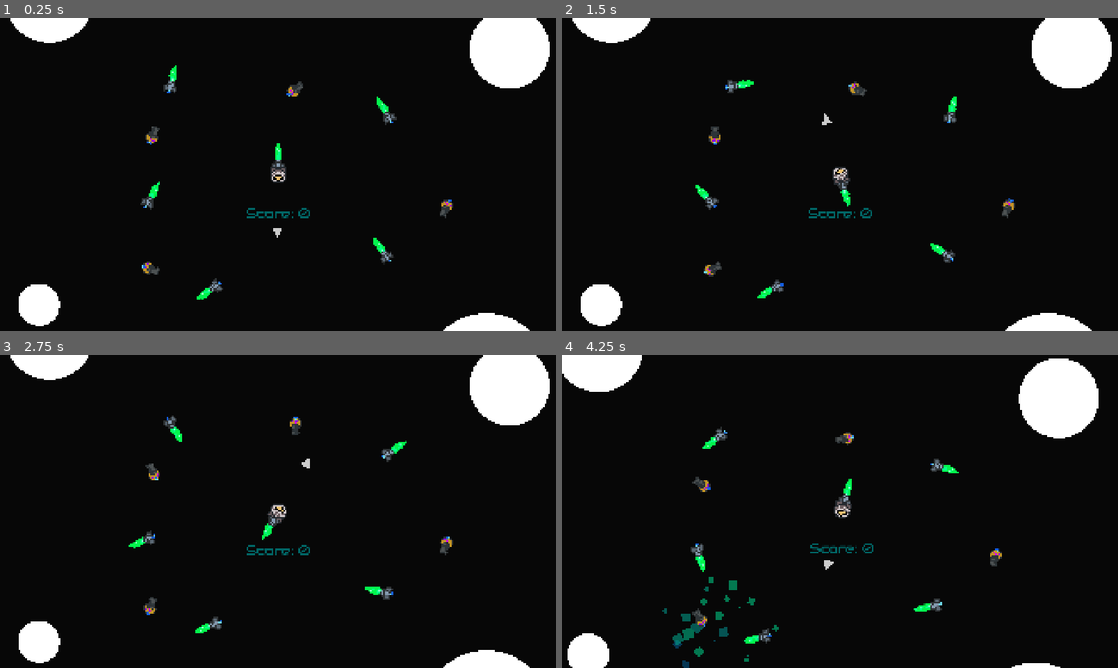
Above: before the commit, frames 1-4 (two rows, left to right).
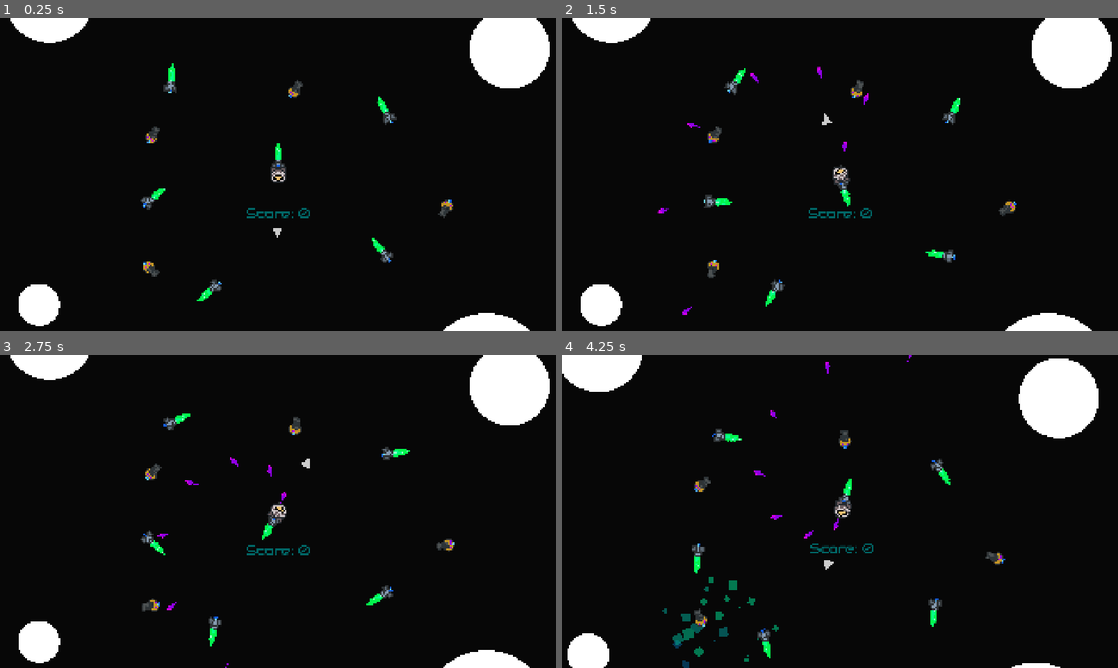
Above: after the commit, the same moments.

Repository: Leeway001Write/melonJam6
Game: Godot game, scene res://Levels/world.tscn
The game is run twice, just before and just after one commit, with the same random seed, the same clock (stepped at 60 frames per second) and the same inputs.
Inputs:
- Up to frame 1 (0.25 s): no input
- Up to frame 2 (1.5 s): hold D (right) 0.53-1.28 s; hold Space (fire) 0.53-1.28 s; hold A (left) from 1.28 s (still down); tap Space (fire) at 1.35 s
- Up to frame 3 (2.75 s): release A (left) at 2.03 s; hold D (right) from 2.03 s (still down); hold Space (fire) from 2.03 s (still down)
- Up to frame 4 (4.25 s): release D (right) at 2.78 s; release Space (fire) at 2.78 s; hold W (forward) 2.78-3.53 s; tap Space (fire) at 2.85 s; hold A (left) from 3.53 s (still down); hold Space (fire) from 3.53 s (still down)

The runs differ from the first frame. In frame 1, 0.5% of the frame differs, in the area x 25-82%, y 14-91%; in frame 2, 1.2%; in frame 3, 1.3%, in the area x 23-82%, y 18-100%; in frame 4, 1.3%.

Commit message:
Added more to the world

Diff:
--- a/escape-from-greenland/Levels/world.tscn
+++ b/escape-from-greenland/Levels/world.tscn
@@ -116,6 +116,38 @@
 
 [node name="Asteroids" type="Node2D" parent="Q1"]
 
+[node name="Asteroid208" parent="Q1/Asteroids" instance=ExtResource("20_p3ug2")]
+position = Vector2(4066, -5415)
+scale = Vector2(0.242717, 0.241304)
+
+[node name="Asteroid209" parent="Q1/Asteroids" instance=ExtResource("20_p3ug2")]
+position = Vector2(7378, -751)
+scale = Vector2(0.242717, 0.241304)
+
+[node name="Asteroid210" parent="Q1/Asteroids" instance=ExtResource("20_p3ug2")]
+position = Vector2(15300, -1536)
+scale = Vector2(0.242717, 0.241304)
+
+[node name="Asteroid211" parent="Q1/Asteroids" instance=ExtResource("20_p3ug2")]
+position = Vector2(1472, -1732)
+scale = Vector2(0.242717, 0.241304)
+
+[node name="Asteroid212" parent="Q1/Asteroids" instance=ExtResource("20_p3ug2")]
+position = Vector2(419, -8833)
+scale = Vector2(0.242717, 0.241304)
+
+[node name="Asteroid213" parent="Q1/Asteroids" instance=ExtResource("20_p3ug2")]
+position = Vector2(2846, -11902)
+scale = Vector2(0.242717, 0.241304)
+
+[node name="Asteroid214" parent="Q1/Asteroids" instance=ExtResource("20_p3ug2")]
+position = Vector2(20493, -1678)
+scale = Vector2(0.242717, 0.241304)
+
+[node name="Asteroid215" parent="Q1/Asteroids" instance=ExtResource("20_p3ug2")]
+position = Vector2(7085, -559)
+scale = Vector2(0.911279, 0.905972)
+
 [node name="Art" type="Node2D" parent="Q1"]
 
 [node name="Background" type="Node2D" parent="Q1/Art"]
@@ -345,7 +377,6 @@
 scale = Vector2(0.242717, 0.241304)
 
 [node name="Art" type="Node2D" parent="Q2"]
-visible = false
 
 [node name="Background" type="Node2D" parent="Q2/Art"]
 
@@ -393,63 +424,143 @@
 
 [node name="Items" type="Node2D" parent="Q3"]
 
-[node name="Booster" parent="Q3/Items" instance=ExtResource("18_oyb16")]
+[node name="Guns" type="Node2D" parent="Q3/Items"]
+
+[node name="Gun6" parent="Q3/Items/Guns" instance=ExtResource("19_43wwi")]
+position = Vector2(-8154, 4718)
+rotation = 0.415374
+
+[node name="Gun12" parent="Q3/Items/Guns" instance=ExtResource("19_43wwi")]
+position = Vector2(-12049, 8455)
+rotation = 0.415374
+
+[node name="Gun13" parent="Q3/Items/Guns" instance=ExtResource("19_43wwi")]
+position = Vector2(-5283, 6248)
+rotation = 0.415374
+
+[node name="Gun14" parent="Q3/Items/Guns" instance=ExtResource("19_43wwi")]
+position = Vector2(-13339, 1980)
+rotation = -0.824687
+scale = Vector2(1, 1)
+
+[node name="Gun15" parent="Q3/Items/Guns" instance=ExtResource("19_43wwi")]
+position = Vector2(-17399, 4857)
+rotation = -0.824687
+scale = Vector2(1, 1)
+
+[node name="Gun16" parent="Q3/Items/Guns" instance=ExtResource("19_43wwi")]
+position = Vector2(-17336, 7513)
+rotation = -0.824687
+scale = Vector2(1, 1)
+
+[node name="Gun17" parent="Q3/Items/Guns" instance=ExtResource("19_43wwi")]
+position = Vector2(-11196, 8240)
+rotation = -0.824687
+scale = Vector2(1, 1)
+
+[node name="Gun18" parent="Q3/Items/Guns" instance=ExtResource("19_43wwi")]
+position = Vector2(-7073, 7285)
+rotation = 0.616608
+
+[node name="Gun19" parent="Q3/Items/Guns" instance=ExtResource("19_43wwi")]
+position = Vector2(-9767, 3320)
+rotation = 0.616608
+
+[node name="Gun20" parent="Q3/Items/Guns" instance=ExtResource("19_43wwi")]
+position = Vector2(-10052, 1240)
+rotation = -0.753501
+
+[node name="Gun21" parent="Q3/Items/Guns" instance=ExtResource("19_43wwi")]
+position = Vector2(-6720, 9771)
+rotation = 2.09008
+
+[node name="Gun22" parent="Q3/Items/Guns" instance=ExtResource("19_43wwi")]
+position = Vector2(-7005, 7691)
+rotation = 0.71997
+
+[node name="Gun7" parent="Q3/Items/Guns" instance=ExtResource("19_43wwi")]
+position = Vector2(-13095, 5714)
+rotation = -2.64943
+
+[node name="Gun10" parent="Q3/Items/Guns" instance=ExtResource("19_43wwi")]
+position = Vector2(-13924, 2860)
+rotation = -2.64943
+
+[node name="Gun23" parent="Q3/Items/Guns" instance=ExtResource("19_43wwi")]
+position = Vector2(-16515, 2170)
+rotation = -4.03815
+
+[node name="Gun11" parent="Q3/Items/Guns" instance=ExtResource("19_43wwi")]
+position = Vector2(-13767, 6803)
+rotation = 2.22356
+
+[node name="Gun8" parent="Q3/Items/Guns" instance=ExtResource("19_43wwi")]
+position = Vector2(-10192, 5136)
+rotation = -1.07841
+
+[node name="Gun9" parent="Q3/Items/Guns" instance=ExtResource("19_43wwi")]
+position = Vector2(-9193, 3898)
+rotation = -2.47598
+
+[node name="Boosters" type="Node2D" parent="Q3/Items"]
+
+[node name="Booster" parent="Q3/Items/Boosters" instance=ExtResource("18_oyb16")]
 position = Vector2(-10719, 3258)
 rotation = -0.537254
 
-[node name="Booster2" parent="Q3/Items" instance=ExtResource("18_oyb16")]
+[node name="Booster2" parent="Q3/Items/Boosters" instance=ExtResource("18_oyb16")]
 position = Vector2(-11899, 4940)
 rotation = 0.432929
 
-[node name="Booster10" parent="Q3/Items" instance=ExtResource("18_oyb16")]
+[node name="Booster10" parent="Q3/Items/Boosters" instance=ExtResource("18_oyb16")]
 position = Vector2(-10896, 5704)
 rotation = -0.556696
 
-[node name="Booster3" parent="Q3/Items" instance=ExtResource("18_oyb16")]
+[node name="Booster3" parent="Q3/Items/Boosters" instance=ExtResource("18_oyb16")]
 position = Vector2(-13771, 5289)
 rotation = -0.200609
 
-[node name="Booster4" parent="Q3/Items" instance=ExtResource("18_oyb16")]
+[node name="Booster4" parent="Q3/Items/Boosters" instance=ExtResource("18_oyb16")]
 position = Vector2(-13386, 6894)
 rotation = 2.66144
 
-[node name="Booster5" parent="Q3/Items" instance=ExtResource("18_oyb16")]
+[node name="Booster5" parent="Q3/Items/Boosters" instance=ExtResource("18_oyb16")]
 position = Vector2(-9715, 7276)
 rotation = 1.8325
-scale = Vector2(1, 1)
-
-[node name="Booster6" parent="Q3/Items" instance=ExtResource("18_oyb16")]
+
+[node name="Booster6" parent="Q3/Items/Boosters" instance=ExtResource("18_oyb16")]
 position = Vector2(-8641, 4078)
 rotation = 1.8325
-scale = Vector2(1, 1)
-
-[node name="Booster7" parent="Q3/Items" instance=ExtResource("18_oyb16")]
+
+[node name="Booster7" parent="Q3/Items/Boosters" instance=ExtResource("18_oyb16")]
 position = Vector2(-15892, 2133)
 rotation = -2.57143
 
-[node name="Booster8" parent="Q3/Items" instance=ExtResource("18_oyb16")]
+[node name="Booster8" parent="Q3/Items/Boosters" instance=ExtResource("18_oyb16")]
 position = Vector2(-16230, 6412)
 rotation = 0.0778562
 scale = Vector2(1, 1)
 
-[node name="Booster11" parent="Q3/Items" instance=ExtResource("18_oyb16")]
+[node name="Booster11" parent="Q3/Items/Boosters" instance=ExtResource("18_oyb16")]
 position = Vector2(-4528, 7945)
 rotation = 1.12886
 scale = Vector2(1, 1)
 
-[node name="Booster9" parent="Q3/Items" instance=ExtResource("18_oyb16")]
+[node name="Booster9" parent="Q3/Items/Boosters" instance=ExtResource("18_oyb16")]
 position = Vector2(-12974, 8985)
 rotation = 0.282427
-
-[node name="Booster12" parent="Q3/Items" instance=ExtResource("18_oyb16")]
+scale = Vector2(1, 1)
+
+[node name="Booster12" parent="Q3/Items/Boosters" instance=ExtResource("18_oyb16")]
 position = Vector2(-9509, 10611)
 rotation = -0.908349
 
-[node name="Booster13" parent="Q3/Items" instance=ExtResource("18_oyb16")]
+[node name="Booster13" parent="Q3/Items/Boosters" instance=ExtResource("18_oyb16")]
 position = Vector2(-7427, 8647)
 rotation = 0.970717
-
-[node name="Booster14" parent="Q3/Items" instance=ExtResource("18_oyb16")]
+scale = Vector2(1, 1)
+
+[node name="Booster14" parent="Q3/Items/Boosters" instance=ExtResource("18_oyb16")]
 position = Vector2(-5321, 7304)
 rotation = 0.19872
 
@@ -1233,6 +1344,106 @@
 
 [node name="Asteroids" type="Node2D" parent="Q4"]
 
+[node name="Asteroid191" parent="Q4/Asteroids" instance=ExtResource("20_p3ug2")]
+position = Vector2(3045, 6299)
+scale = Vector2(0.242717, 0.241304)
+
+[node name="Asteroid192" parent="Q4/Asteroids" instance=ExtResource("20_p3ug2")]
+position = Vector2(14972, 4826)
+scale = Vector2(0.242717, 0.241304)
+
+[node name="Asteroid193" parent="Q4/Asteroids" instance=ExtResource("20_p3ug2")]
+position = Vector2(5917, 9134)
+scale = Vector2(0.242717, 0.241304)
+
+[node name="Asteroid194" parent="Q4/Asteroids" instance=ExtResource("20_p3ug2")]
+position = Vector2(11107, 8021)
+scale = Vector2(0.565704, 0.562409)
+
+[node name="Asteroid195" parent="Q4/Asteroids" instance=ExtResource("20_p3ug2")]
+position = Vector2(10952, 5514)
+scale = Vector2(0.242717, 0.241304)
+
+[node name="Asteroid196" parent="Q4/Asteroids" instance=ExtResource("20_p3ug2")]
+position = Vector2(15185, 8307)
+scale = Vector2(0.242717, 0.241304)
+
+[node name="Asteroid197" parent="Q4/Asteroids" instance=ExtResource("20_p3ug2")]
+position = Vector2(13219, 2120)
+scale = Vector2(0.242717, 0.241304)
+
+[node name="Asteroid198" parent="Q4/Asteroids" instance=ExtResource("20_p3ug2")]
+position = Vector2(19018, 3610)
+scale = Vector2(0.242717, 0.241304)
+
+[node name="Asteroid199" parent="Q4/Asteroids" instance=ExtResource("20_p3ug2")]
+position = Vector2(20562, 6886)
+scale = Vector2(0.242717, 0.241304)
+
+[node name="Asteroid200" parent="Q4/Asteroids" instance=ExtResource("20_p3ug2")]
+position = Vector2(17378, 10811)
+scale = Vector2(0.242717, 0.241304)
+
+[node name="Asteroid201" parent="Q4/Asteroids" instance=ExtResource("20_p3ug2")]
+position = Vector2(11379, 8018)
+scale = Vector2(0.242717, 0.241304)
+
+[node name="Asteroid202" parent="Q4/Asteroids" instance=ExtResource("20_p3ug2")]
+position = Vector2(7772, 11362)
+scale = Vector2(0.242717, 0.241304)
+
+[node name="Asteroid203" parent="Q4/Asteroids" instance=ExtResource("20_p3ug2")]
+position = Vector2(3489, 6352)
+scale = Vector2(0.242717, 0.241304)
+
+[node name="Asteroid204" parent="Q4/Asteroids" instance=ExtResource("20_p3ug2")]
+position = Vector2(5505, 2294)
+scale = Vector2(0.242717, 0.241304)
+
+[node name="Asteroid205" parent="Q4/Asteroids" instance=ExtResource("20_p3ug2")]
+position = Vector2(16965, 1981)
+scale = Vector2(0.242717, 0.241304)
+
+[node name="Asteroid206" parent="Q4/Asteroids" instance=ExtResource("20_p3ug2")]
+position = Vector2(19839, 6482)
+scale = Vector2(0.242717, 0.241304)
+
+[node name="Asteroid207" parent="Q4/Asteroids" instance=ExtResource("20_p3ug2")]
+position = Vector2(21011, 5926)
+scale = Vector2(0.242717, 0.241304)
+
+[node name="Asteroid6" parent="Q4/Asteroids" instance=ExtResource("20_p3ug2")]
+position = Vector2(8025, 3146)
+scale = Vector2(3.02128, 3.02128)
+
+[node name="Asteroid7" parent="Q4/Asteroids" instance=ExtResource("20_p3ug2")]
+position = Vector2(5582, 9734)
+scale = Vector2(1.90219, 1.90219)
+
+[node name="Asteroid8" parent="Q4/Asteroids" instance=ExtResource("20_p3ug2")]
+position = Vector2(10654, 5163)
+scale = Vector2(1.90219, 1.90219)
+
+[node name="Asteroid9" parent="Q4/Asteroids" instance=ExtResource("20_p3ug2")]
+position = Vector2(17530, 2245)
+scale = Vector2(1.90219, 1.90219)
+
+[node name="Asteroid10" parent="Q4/Asteroids" instance=ExtResource("20_p3ug2")]
+position = Vector2(8295, 11730)
+scale = Vector2(1.90219, 1.90219)
+
+[node name="Asteroid11" parent="Q4/Asteroids" instance=ExtResource("20_p3ug2")]
+position = Vector2(1795, 10951)
+scale = Vector2(1.90219, 1.90219)
+
+[node name="Asteroid12" parent="Q4/Asteroids" instance=ExtResource("20_p3ug2")]
+position = Vector2(21368, 11466)
+scale = Vector2(1.90219, 1.90219)
+
+[node name="Asteroid13" parent="Q4/Asteroids" instance=ExtResource("20_p3ug2")]
+position = Vector2(20633, 6305)
+scale = Vector2(1.90219, 1.90219)
+
 [node name="Art" type="Node2D" parent="Q4"]
 
 [node name="Background" type="Node2D" parent="Q4/Art"]
@@ -1313,6 +1524,8 @@
 [node name="Gun4" parent="Q5/Items" instance=ExtResource("19_43wwi")]
 position = Vector2(118, -589)
 rotation = -2.47598
+
+[node name="Gun5" parent="Q5/Items" instance=ExtResource("19_43wwi")]
 
 [node name="Asteroids" type="Node2D" parent="Q5"]
 
